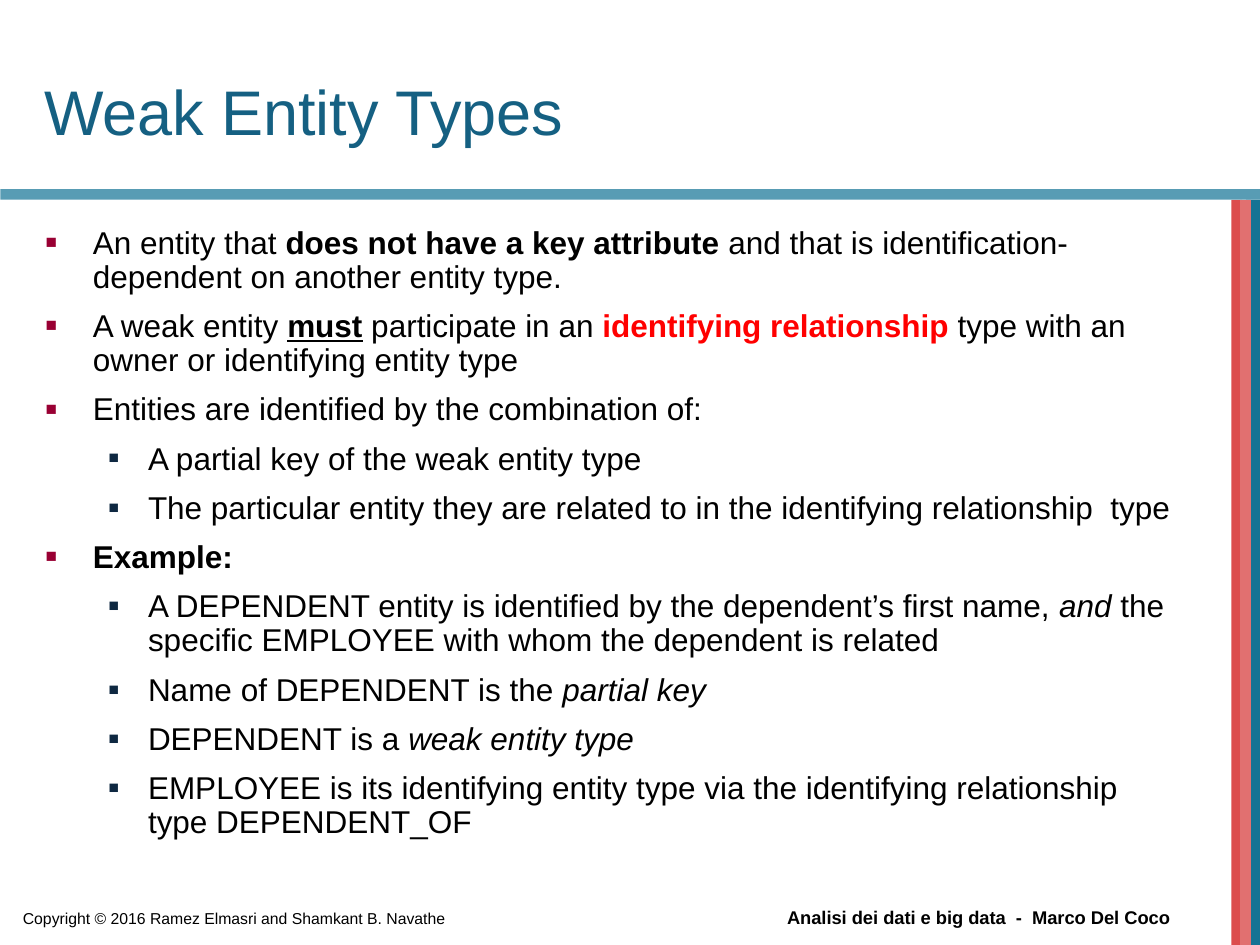
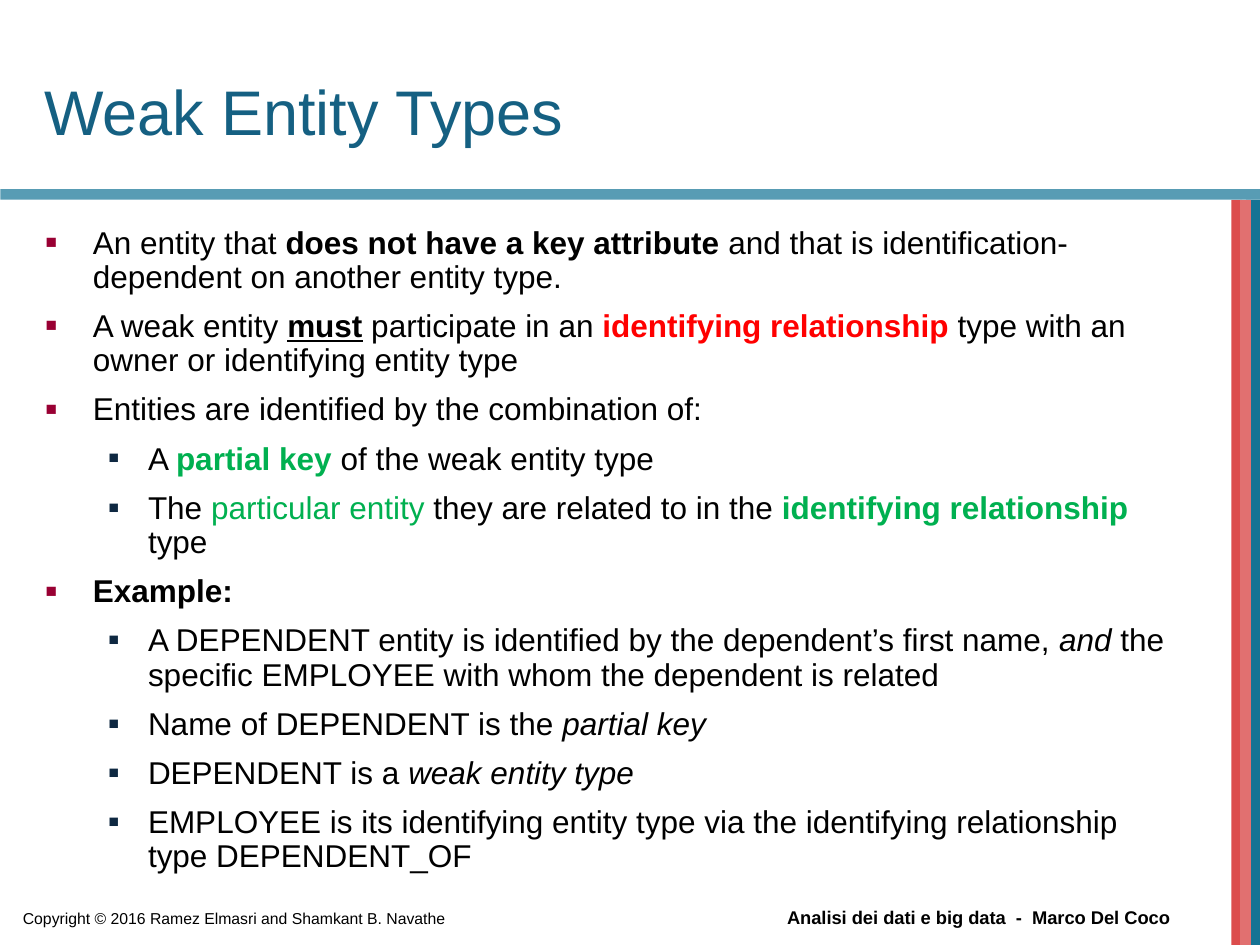
Before and after one commit to beppe2hd/AnalisiDati_BigData, a slide deck: slide 41 of materials/Chapter03.pptx. Drawn at 1260x945 pixels with LibreOffice and Linux fonts; fonts in the diff are those of the drawing; background and template pictures are left out. Boxes give left, top, right and bottom in pixels: in the first picture for what was removed or moved away, otherwise in the second. Text is boxed around its words. In the diff, an @@ line names an element or a change of style, - is before the commit and + after.

```diff
--- a/materials/Chapter03.pptx
+++ b/materials/Chapter03.pptx
@@ text at [148,447,1128,559]: text colour #000000 to #00B050 in "partial key", "particular entity identifying relationship"; bold on in "partial key", "identifying relationship" @@
```
Also in this commit, not shown: 3 other slides changed, 1 slide added, 1 other file.
